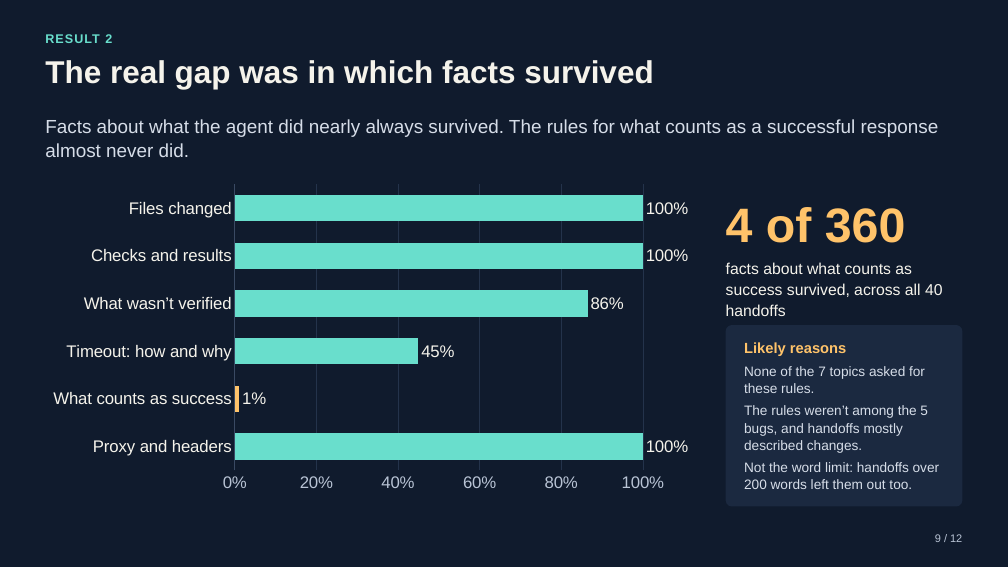
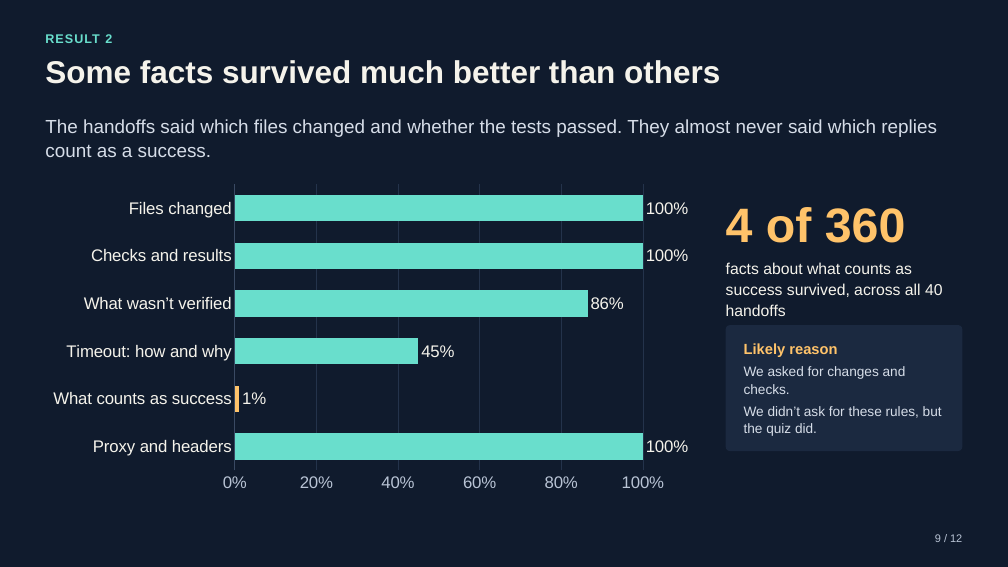
Before and after one commit to CS3227-2610-MP3-Deskmate/CS3227-2610-MP3, a slide deck: slide 9 of experiments/agent-handoff-2026-10-19/Agent_Handoff_Results.pptx. Drawn at 1008x567 pixels with LibreOffice and Linux fonts; fonts in the diff are those of the drawing. Boxes give left, top, right and bottom in pixels: in the first picture for what was removed or moved away, otherwise in the second. Text is boxed around its words. In the diff, an @@ line names an element or a change of style, - is before the commit and + after.

Commit message:
log: Record the handoff slide revisions
Document the interpretation, wording and layout corrections, and include the updated PowerPoint and PDF.

```diff
--- a/experiments/agent-handoff-2026-10-19/Agent_Handoff_Results.pptx
+++ b/experiments/agent-handoff-2026-10-19/Agent_Handoff_Results.pptx
@@ title at (45,60,720,84): text changed @@
-The real gap was in which facts survived
+Some facts survived much better than others
@@ text at (45,119,937,157): text changed @@
-Facts about what the agent did nearly always survived. The rules for what counts as a successful response almost never did.
+The handoffs said which files changed and whether the tests passed. They almost never said which replies count as a success.
@@ rounded rectangle "Likely reason": place and size @@
-rounded rectangle "Likely reason" at (726,325,963,507)
+rounded rectangle "Likely reason" at (726,325,963,451)
@@ text in rounded rectangle at (744,343,942,436): text changed @@
-Likely reasons
-None of the 7 topics asked for these rules.
-The rules weren’t among the 5 bugs, and handoffs mostly described changes.
-Not the word limit: handoffs over 200 words left them out too.
+Likely reason
+We asked for changes and checks.
+We didn’t ask for these rules, but the quiz did.
```
Also in this commit, not shown: 2 other slides changed, 2 other files.
